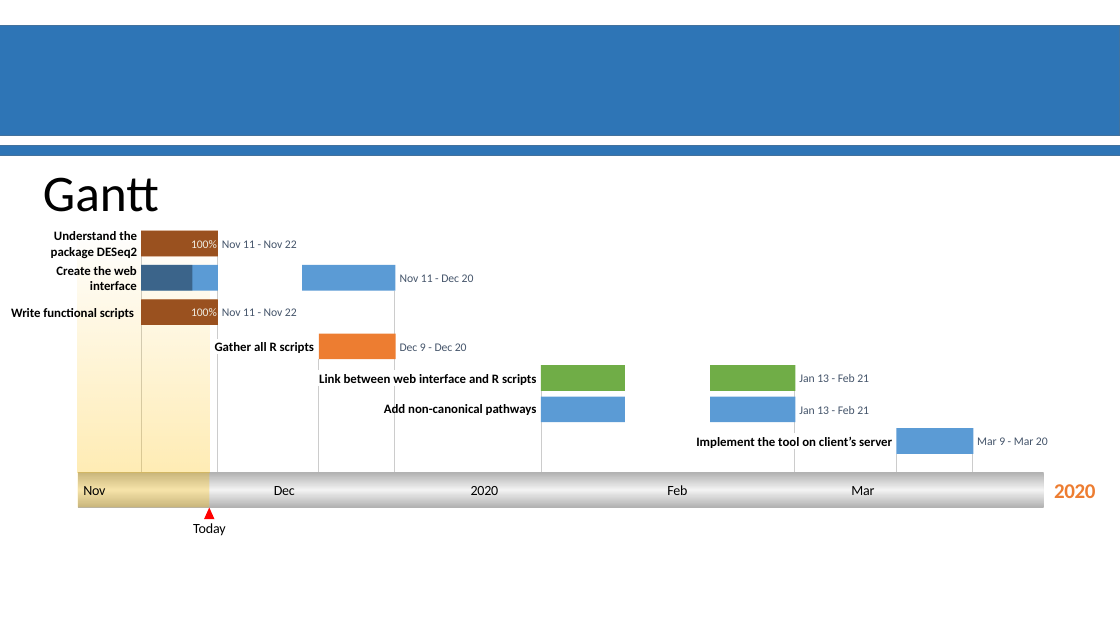
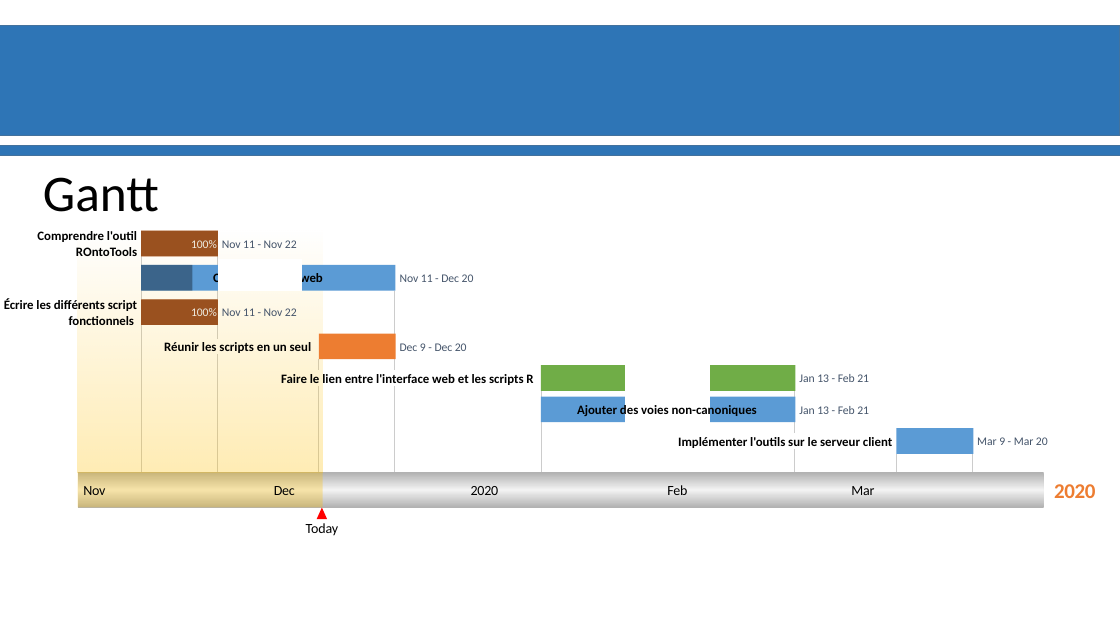
Before and after one commit to materrien/Projet-INSERM, a slide deck: slide 12 of Diapos_Suivit_projet.pptx. Drawn at 1120x630 pixels with LibreOffice and Linux fonts; fonts in the diff are those of the drawing; background and template pictures are left out. Boxes give left, top, right and bottom in pixels: in the first picture for what was removed or moved away, otherwise in the second. Text is boxed around its words. In the diff, an @@ line names an element or a change of style, - is before the commit and + after.

```diff
--- a/Diapos_Suivit_projet.pptx
+++ b/Diapos_Suivit_projet.pptx
@@ text at (37,231,137,256): text changed @@
-Understand the package DESeq2
+Comprendre l'outil ROntoTools
@@ rectangle: place and size @@
-rectangle at (77,228,209,472)
+rectangle at (77,228,323,472)
@@ text at (4,298,137,325): text changed @@
-Write functional scripts
+Écrire les différents script fonctionnels
@@ text at (213,272,455,387): text changed @@
-Create the web interface
+Créer l'interface web
@@ text at (164,342,312,353): text changed @@
-Gather all R scripts
+Réunir les scripts en un seul
@@ text at (281,372,533,387): text changed @@
-Link between web interface and R scripts
+Faire le lien entre l'interface web et les scripts R
@@ text at (577,403,757,418): text changed @@
-Add non-canonical pathways
+Ajouter des voies non-canoniques
@@ text at (678,437,892,450): text changed @@
-Implement the tool on client’s server
+Implémenter l'outils sur le serveur client
@@ rectangle: place and size @@
-rectangle at (77,472,209,507)
+rectangle at (77,472,323,507)
@@ triangle: place and size @@
-triangle at (204,507,214,519)
+triangle at (317,507,327,519)
@@ text "Today": place and size @@
-text "Today" at (193,523,226,536)
+text "Today" at (306,523,339,536)
```
Also in this commit, not shown: 3 other slides changed.
